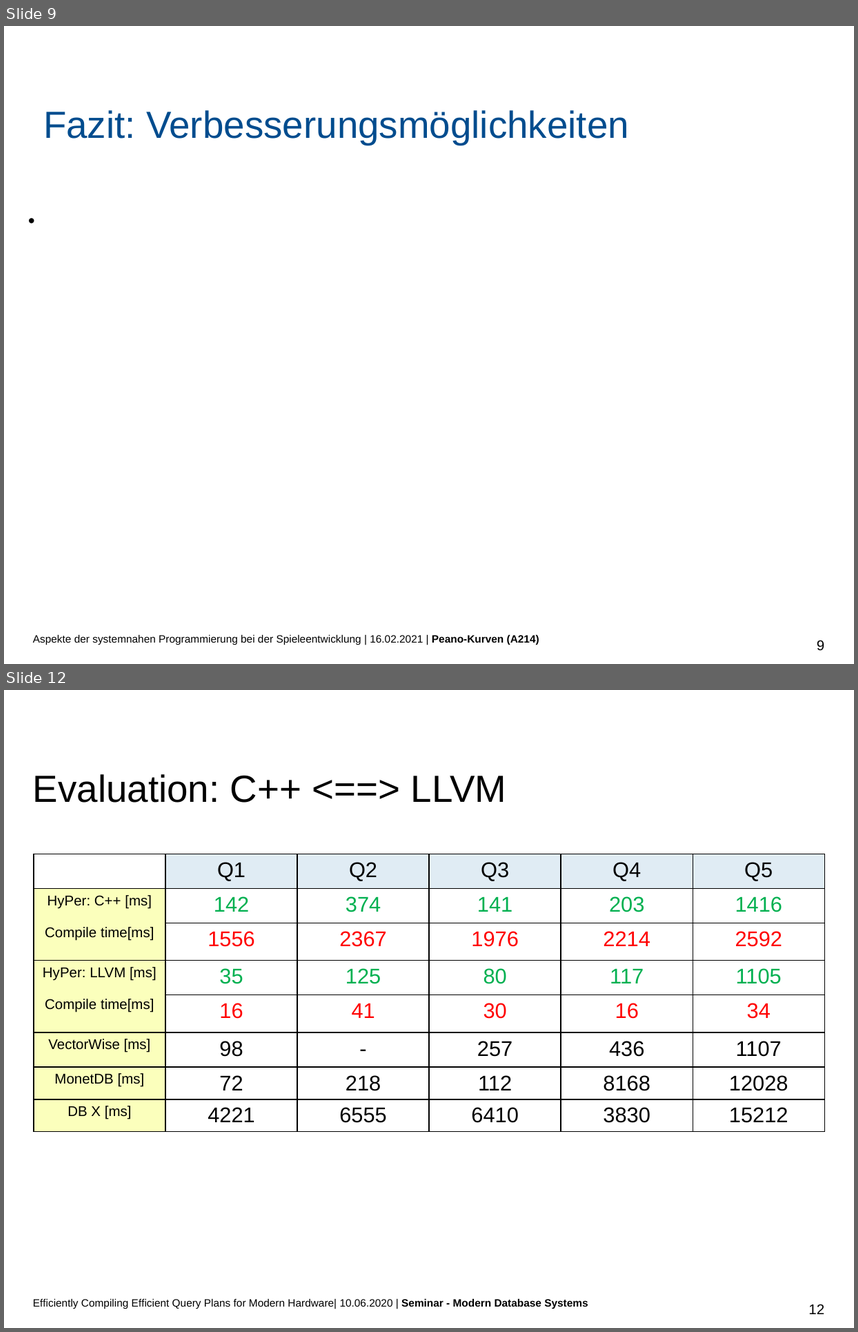
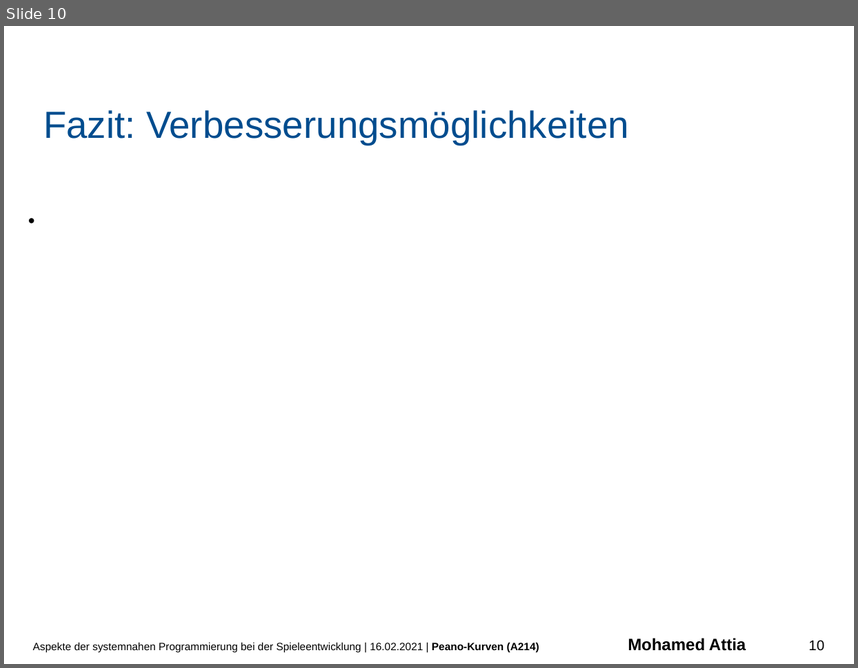
Before and after one commit to PaddlePad/ASP-Peano, a slide deck: Ausarbeitung/präzi.pptx. Shown one above the other, each under a label of ours: slides 9 and 12 before the commit, slide 10 after it; the slides between them are not shown. The pictures are 858x1332 and 858x668 pixels, drawn with LibreOffice and Linux fonts; fonts in the diff are those of the drawing; background and template pictures are left out. Boxes give left, top, right and bottom in pixels: in the first picture for what was removed or moved away, otherwise in the second. Text is boxed around its words. In the diff, an @@ line names an element or a change of style, - is before the commit and + after.

```diff
--- a/Ausarbeitung/präzi.pptx
+++ b/Ausarbeitung/präzi.pptx
@@ slide 12 removed at bbox=[4, 690, 854, 1328], background #FFFFFF @@
@@ text removed at bbox=[33, 774, 507, 802] @@
-Evaluation: C++ <==> LLVM
@@ table removed at bbox=[34, 854, 824, 1144], 8 rows, 6 columns @@
- | Q1 | Q2 | Q3 | Q4 | Q5
-HyPer: C++ [ms] / Compile time[ms] | 142 | 374 | 141 | 203 | 1416
- | 1556 | 2367 | 1976 | 2214 | 2592
-HyPer: LLVM [ms] / Compile time[ms] | 35 | 125 | 80 | 117 | 1105
- | 16 | 41 | 30 | 16 | 34
-VectorWise [ms] | 98 | - | 257 | 436 | 1107
-MonetDB [ms] | 72 | 218 | 112 | 8168 | 12028
-DB X [ms] | 4221 | 6555 | 6410 | 3830 | 15212
@@ text removed at bbox=[81, 1298, 588, 1308] @@
-Eﬃciently Compiling Eﬃcient Query Plans for Modern Hardware| 10.06.2020 | Seminar - Modern Database Systems
@@ page number removed at bbox=[809, 1303, 824, 1314] @@
-12
@@ what was slide 9 is now slide 10 @@
@@ slide 10 changed as well @@
@@ text at bbox=[33, 637, 746, 652]: text changed @@
-Aspekte der systemnahen Programmierung bei der Spieleentwicklung | 16.02.2021 | Peano-Kurven (A214)
+Aspekte der systemnahen Programmierung bei der Spieleentwicklung | 16.02.2021 | Peano-Kurven (A214) Mohamed Attia
@@ page number at bbox=[809, 639, 824, 650]: text changed @@
-9
+10
```
Also in this commit, not shown: 9 other slides changed, 1 slide added, 13 other slides removed.
